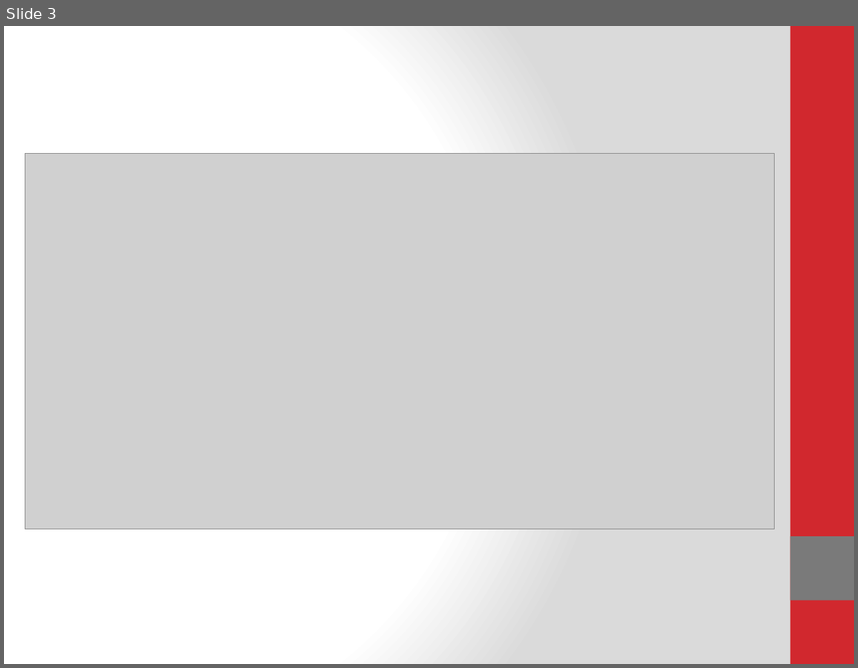
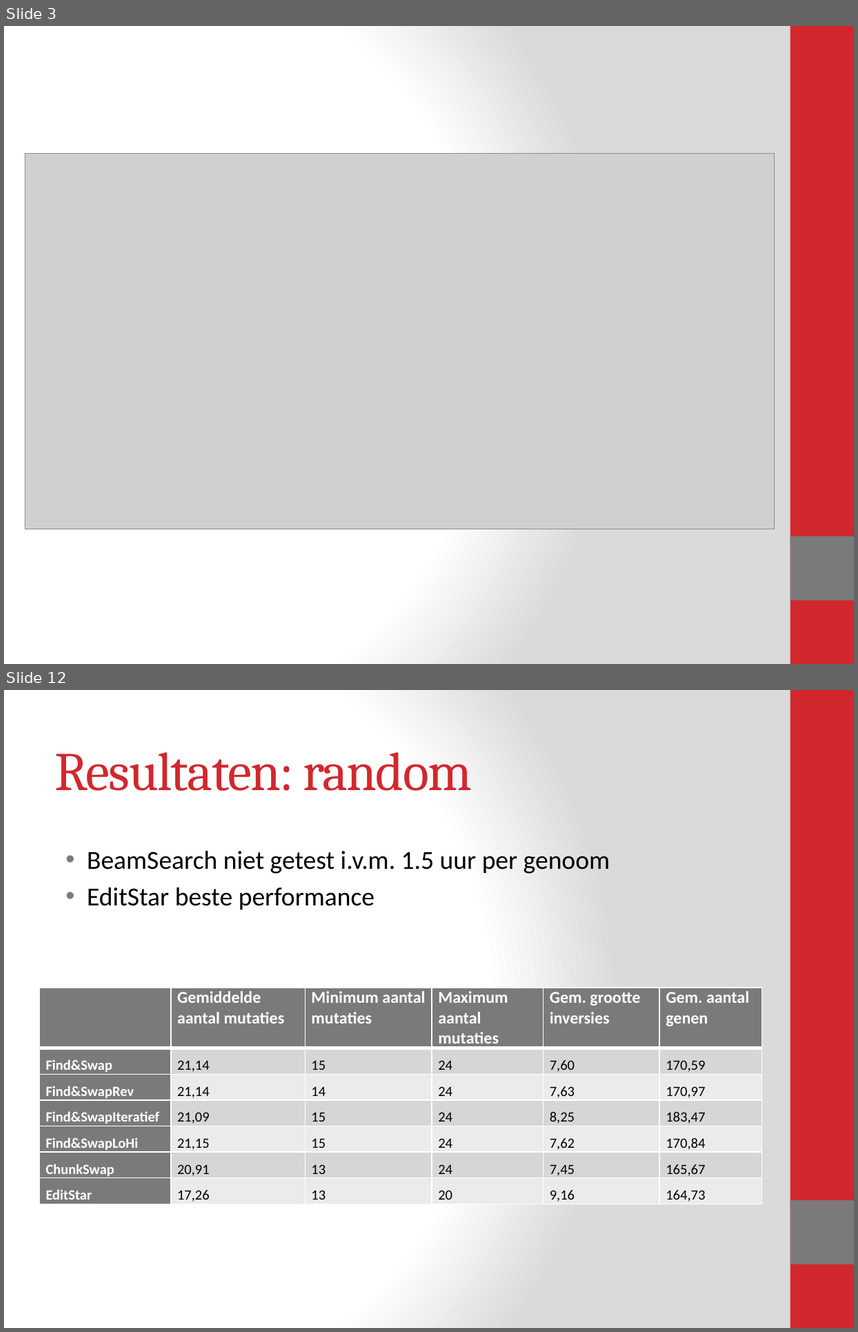
Before and after one commit to Blomr/Fruitvliegen, a slide deck: Fruitvliegen_Presentatie.pptx. Shown one above the other, each under a label of ours: slide 3 before the commit, slides 3 and 12 after it; the slides between them are not shown. The pictures are 858x668 and 858x1332 pixels, drawn with LibreOffice and Linux fonts; fonts in the diff are those of the drawing; grey boxes stand for pictures. Boxes give left, top, right and bottom in pixels: in the first picture for what was removed or moved away, otherwise in the second. Text is boxed around its words. In the diff, an @@ line names an element or a change of style, - is before the commit and + after.

```diff
--- a/Fruitvliegen_Presentatie.pptx
+++ b/Fruitvliegen_Presentatie.pptx
@@ slide 12 added at bbox=[4, 690, 854, 1328], background gradient #FFFFFF to #DADADA; not listed: 2 template elements that a slide beside it also shows @@
@@ title added at bbox=[55, 752, 472, 791], 46 pt, text #D1282E @@
+Resultaten: random
@@ text added at bbox=[87, 851, 610, 909], 22 pt, text #000000 @@
+• BeamSearch niet getest i.v.m. 1.5 uur per genoom
+• EditStar beste performance
@@ table added at bbox=[40, 987, 762, 1204], 7 rows, 6 columns @@
+ | Gemiddelde aantal mutaties | Minimum aantal mutaties | Maximum aantal mutaties | Gem. grootte / inversies | Gem. aantal / genen
+Find&Swap | 21,14 | 15 | 24 | 7,60 | 170,59
+Find&SwapRev | 21,14 | 14 | 24 | 7,63 | 170,97
+Find&SwapIteratief | 21,09 | 15 | 24 | 8,25 | 183,47
+Find&SwapLoHi | 21,15 | 15 | 24 | 7,62 | 170,84
+ChunkSwap | 20,91 | 13 | 24 | 7,45 | 165,67
+EditStar | 17,26 | 13 | 20 | 9,16 | 164,73
```
Also in this commit, not shown: 2 slides changed, 7 other slides added, 2 slides removed.
